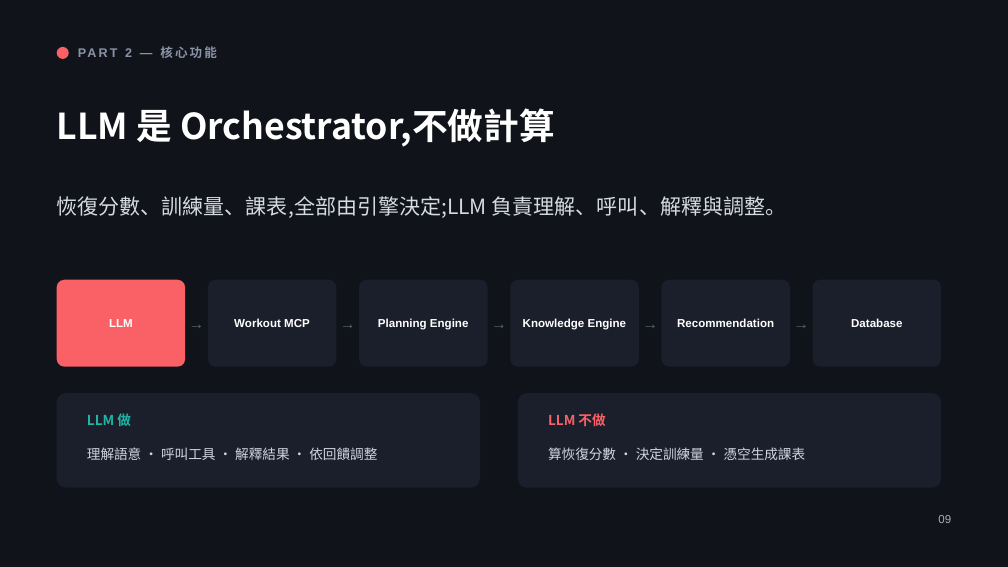
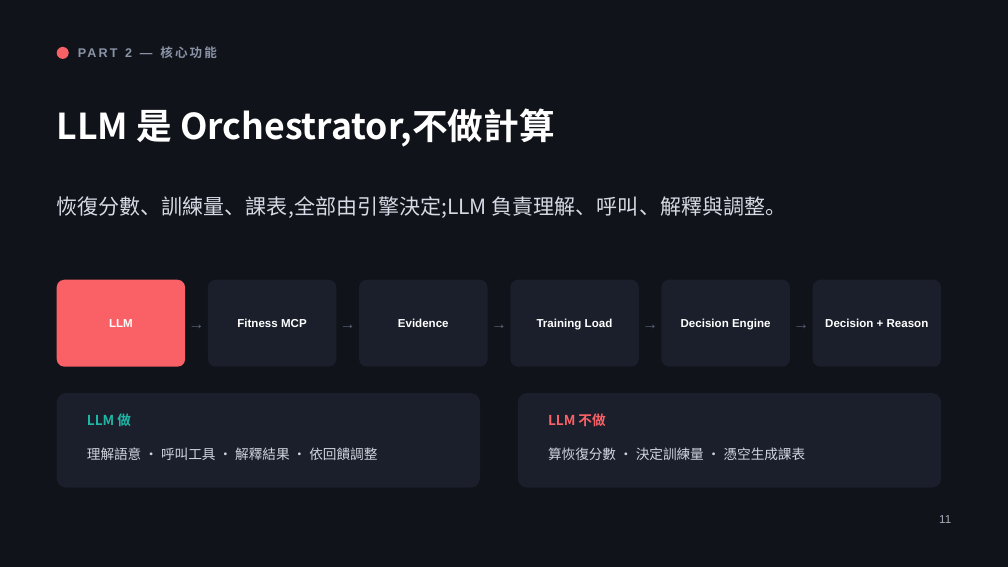
Before and after one commit to henryyeh182/evidra, a slide deck: slide 11 of docs/Fitness-MCP-Product-Vision.pptx (slide 9 before the commit). Drawn at 1008x567 pixels with LibreOffice and Linux fonts; fonts in the diff are those of the drawing. Boxes give left, top, right and bottom in pixels: in the first picture for what was removed or moved away, otherwise in the second. Text is boxed around its words. In the diff, an @@ line names an element or a change of style, - is before the commit and + after.

```diff
--- a/docs/Fitness-MCP-Product-Vision.pptx
+++ b/docs/Fitness-MCP-Product-Vision.pptx
@@ text at [237, 318, 307, 327]: text changed @@
-Workout MCP
+Fitness MCP
@@ text at [398, 318, 449, 327]: text changed @@
-Planning Engine
+Evidence
@@ text at [537, 318, 613, 330]: text changed @@
-Knowledge Engine
+Training Load
@@ text at [681, 318, 771, 330]: text changed @@
-Recommendation
+Decision Engine
@@ text at [825, 318, 929, 327]: text changed @@
-Database
+Decision + Reason
@@ text at [939, 515, 951, 523]: text changed @@
-09
+11
```
Also in this commit, not shown: 22 other slides changed, 6 slides added, 3 slides removed.
